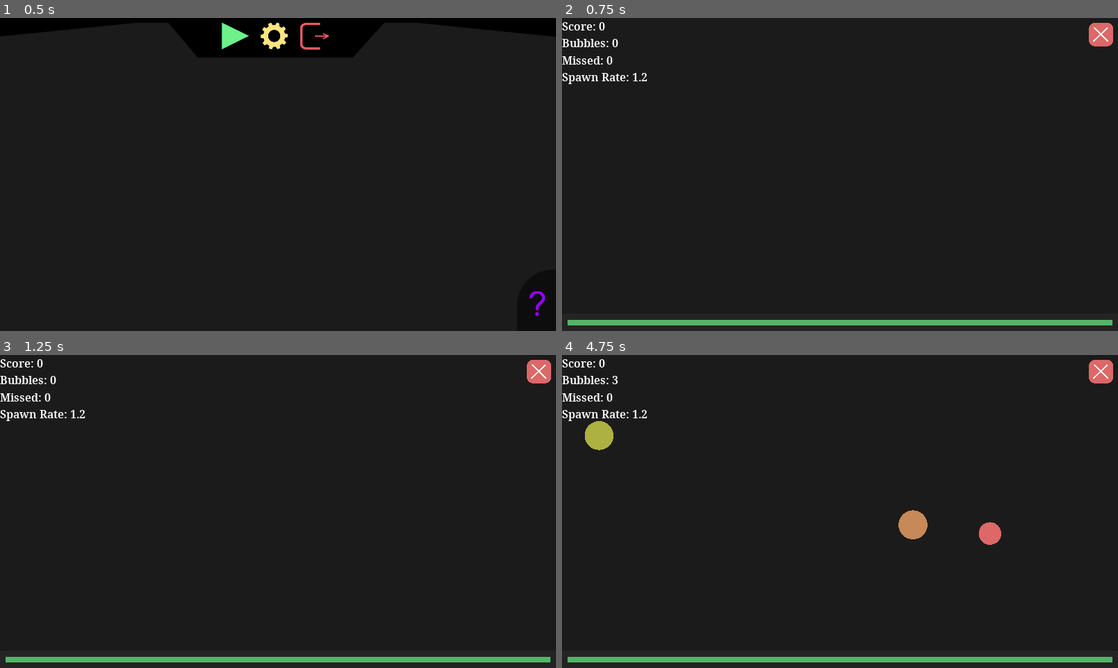
Above: before the commit, frames 1-4 (two rows, left to right).
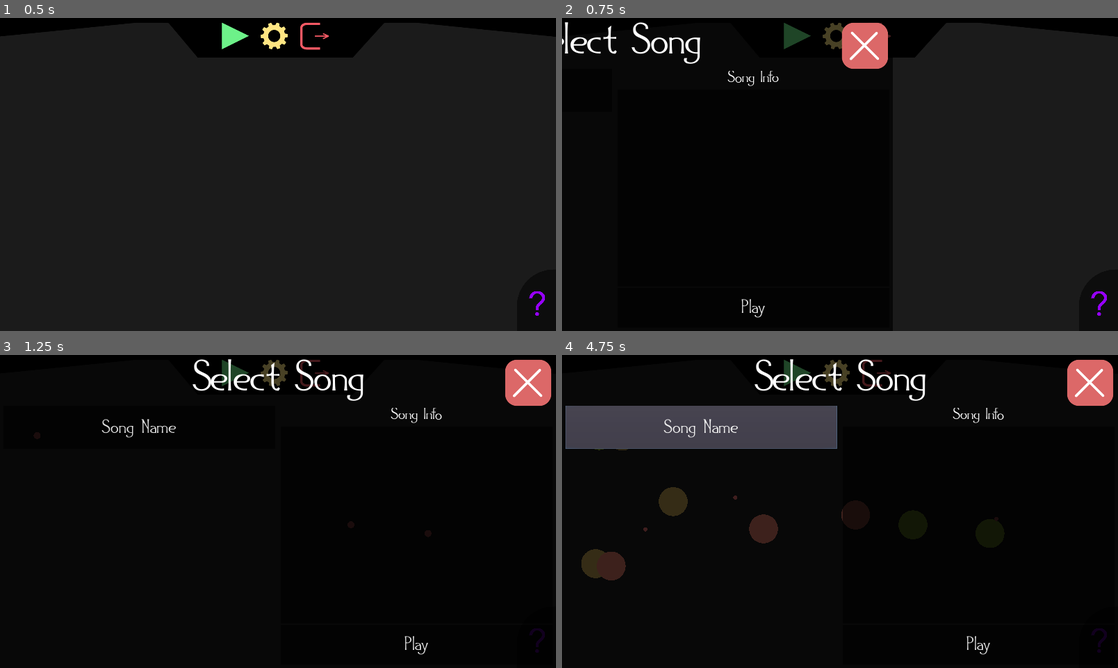
Above: after the commit, the same moments.

Repository: velzevelt/popcircle
Game: Godot game, scene res://scenes/main_menu/main_menu.tscn
The game is run twice, just before and just after one commit, with the same random seed, the same clock (stepped at 60 frames per second) and the same inputs. This scene is started directly instead of the project's main scene. Sound files missing from this copy of the repository are replaced by a short silence.
Inputs (mouse positions are in pixels of both pictures, inside the frame that each line leads up to):
- Up to frame 1 (0.5 s): no input
- Up to frame 2 (0.75 s): click (795, 36) at 0.5 s
- Up to frame 3 (1.25 s): no input
- Up to frame 4 (4.75 s): click (701, 426) at 1.25 s, where only the run after the commit has a clickable "Song Name"; click (795, 373) at 2.02 s; click (979, 646) at 2.75 s, where only the run after the commit has a clickable "Play"; click (979, 646) at 3.5 s, where only the run after the commit has a clickable "Play"; click (701, 426) at 4.25 s, where only the run after the commit has a clickable "Song Name"

Frame 1 is identical in both runs. In frame 2, 12% of the frame differs, in the area x 0-100%, y 0-100%; in frame 3, 14%; in frame 4, 22%.

Commit message:
add song loader

Diff:
--- a/project.godot
+++ b/project.godot
@@ -39,6 +39,11 @@
 "language": "GDScript",
 "path": "res://scenes/song_data.gd"
 }, {
+"base": "Node",
+"class": "SongLoaderStatic",
+"language": "GDScript",
+"path": "res://scenes/autoload/song_loader.gd"
+}, {
 "base": "Node2D",
 "class": "Spawner",
 "language": "GDScript",
@@ -56,6 +61,7 @@
 "PlayButtonNode": "",
 "ReplayButtonNode": "",
 "SongData": "",
+"SongLoaderStatic": "",
 "Spawner": "",
 "Spectrum": ""
 }
@@ -69,6 +75,7 @@
 [autoload]
 
 UsefulScript="*res://scenes/autoload/useful_script.gd"
+SongLoader="*res://scenes/autoload/song_loader.gd"
 
 [debug]
 
@@ -78,6 +85,7 @@
 
 window/size/width=1920
 window/size/height=1080
+window/size/resizable=false
 window/size/test_width=960
 window/size/test_height=540
 window/stretch/mode="2d"
@@ -85,6 +93,10 @@
 [editor_plugins]
 
 enabled=PoolStringArray(  )
+
+[global]
+
+game_version="0.5"
 
 [gui]
 
--- /dev/null
+++ b/scenes/about_menu/about.tscn
@@ -0,0 +1,52 @@
+[gd_scene load_steps=5 format=2]
+
+[ext_resource path="res://sprites/close_button.svg" type="Texture" id=1]
+[ext_resource path="res://scenes/texture_button_color_tint/texture_button_color_tint.gd" type="Script" id=2]
+[ext_resource path="res://scenes/main_menu/default_font.tres" type="DynamicFont" id=3]
+
+[sub_resource type="StyleBoxLine" id=2]
+color = Color( 1, 1, 1, 1 )
+thickness = 5
+
+[node name="AboutControl" type="Control"]
+anchor_right = 1.0
+anchor_bottom = 1.0
+
+[node name="ColorRect" type="ColorRect" parent="."]
+anchor_right = 1.0
+anchor_bottom = 1.0
+color = Color( 0, 0, 0, 0.596078 )
+
+[node name="CloseMenuButton" type="TextureButton" parent="."]
+anchor_left = 1.0
+anchor_right = 1.0
+margin_left = -192.0
+margin_bottom = 192.0
+texture_normal = ExtResource( 1 )
+script = ExtResource( 2 )
+
+[node name="Header" type="VBoxContainer" parent="."]
+anchor_right = 1.0
+margin_bottom = 179.0
+mouse_filter = 2
+custom_constants/separation = 13
+
+[node name="Label" type="Label" parent="Header"]
+margin_right = 1920.0
+margin_bottom = 168.0
+size_flags_horizontal = 3
+size_flags_vertical = 6
+custom_fonts/font = ExtResource( 3 )
+text = "About Project"
+align = 1
+valign = 1
+
+[node name="Underline" type="Panel" parent="Header"]
+margin_left = 410.0
+margin_top = 181.0
+margin_right = 1510.0
+margin_bottom = 181.0
+rect_min_size = Vector2( 1100, 0 )
+size_flags_horizontal = 6
+size_flags_vertical = 3
+custom_styles/panel = SubResource( 2 )
--- a/scenes/autoload/song_loader.gd
+++ b/scenes/autoload/song_loader.gd
@@ -1 +1,54 @@
+class_name SongLoaderStatic
 extends Node
+
+const SONG_DATA_FILE_NAME = 'song_data.tres'
+
+var _songs_path: String = "res://songs"
+var _songs: Array = []
+
+func _ready():
+	_songs = load_resources(_songs_path, SONG_DATA_FILE_NAME)
+	print(_songs)
+
+
+static func load_resources(path: String, resource_name: String) -> Array:
+	# Godot add .remap on the end of exported files
+	if not OS.has_feature('editor') and not resource_name.ends_with('.remap'):
+		resource_name += '.remap'
+
+	var result = []
+	var dir = Directory.new()
+
+	if dir.open(path) == OK:
+		dir.list_dir_begin(true)
+		var file_name = dir.get_next()
+
+		while not file_name == "":
+			var file_path = path + "/" + file_name
+
+			if dir.current_is_dir():
+				result.append_array(load_resources(file_path, resource_name))
+			else:
+				if file_name == resource_name:
+
+					# Godot add .remap on the end of exported files, but ResourceLoader cannot recognize those files
+					# Need trim from .remap from end to fix it
+					if not OS.has_feature('editor') and file_name.ends_with('.remap'):
+						file_path = file_path.trim_suffix('.remap')
+
+					if ResourceLoader.exists(file_path):
+						var data = ResourceLoader.load(file_path)
+						result.append(data)
+					else:
+						push_error("Can't load at %s file does't exist" % file_path)
+
+			file_name = dir.get_next()
+	else:
+		push_error("Can't open scenes at " + path)
+
+	return result
+
+
+func reload_scene():
+	#Logger.debug_log('Reloading current scene...')
+	get_tree().reload_current_scene()
--- a/scenes/game/game.tscn
+++ b/scenes/game/game.tscn
@@ -15,7 +15,7 @@
 [ext_resource path="res://scenes/texture_button_color_tint/texture_button_color_tint.gd" type="Script" id=13]
 [ext_resource path="res://scenes/game/accurancy_bar.gd" type="Script" id=14]
 [ext_resource path="res://scenes/game/music_player.gd" type="Script" id=15]
-[ext_resource path="res://songs/Bring Me The Horizon - Kingslayer (feat. BABYMETAL).mp3" type="AudioStream" id=16]
+[ext_resource path="res://songs/bmth_kinglsayer/Bring Me The Horizon - Kingslayer (feat. BABYMETAL).mp3" type="AudioStream" id=16]
 [ext_resource path="res://scenes/game/game_song_data.tres" type="Resource" id=17]
 [ext_resource path="res://scenes/main_menu/main_menu.tscn" type="PackedScene" id=18]
 [ext_resource path="res://scenes/game/back_button.gd" type="Script" id=19]
--- a/scenes/game/label_font.tres
+++ b/scenes/game/label_font.tres
@@ -1,7 +1,7 @@
 [gd_resource type="DynamicFont" load_steps=2 format=2]
 
-[ext_resource path="res://fonts/Noto Serif SemiBold Nerd Font Complete.ttf" type="DynamicFontData" id=1]
+[ext_resource path="res://fonts/GADAQUALI.ttf" type="DynamicFontData" id=1]
 
 [resource]
-size = 40
+size = 60
 font_data = ExtResource( 1 )
--- a/scenes/main_menu/main_menu.tscn
+++ b/scenes/main_menu/main_menu.tscn
@@ -1,27 +1,23 @@
-[gd_scene load_steps=17 format=2]
+[gd_scene load_steps=16 format=2]
 
 [ext_resource path="res://sprites/play_button.svg" type="Texture" id=1]
 [ext_resource path="res://scenes/main_menu/exit_button.gd" type="Script" id=2]
 [ext_resource path="res://sprites/exit_button.svg" type="Texture" id=3]
 [ext_resource path="res://sprites/settings_button.svg" type="Texture" id=4]
 [ext_resource path="res://scenes/texture_button_color_tint/texture_button_color_tint.gd" type="Script" id=5]
-[ext_resource path="res://scenes/main_menu/play_button.gd" type="Script" id=6]
 [ext_resource path="res://scenes/static_bubble/static_bubble.tscn" type="PackedScene" id=7]
 [ext_resource path="res://scenes/spawner/spawner.tscn" type="PackedScene" id=8]
 [ext_resource path="res://sprites/top_panel.svg" type="Texture" id=9]
 [ext_resource path="res://sprites/about_button.svg" type="Texture" id=10]
 [ext_resource path="res://scenes/scene_transition/scene_transition.gd" type="Script" id=11]
 [ext_resource path="res://scenes/main_menu/about_node.gd" type="Script" id=12]
-[ext_resource path="res://sprites/close_button.svg" type="Texture" id=13]
-[ext_resource path="res://scenes/main_menu/default_font.tres" type="DynamicFont" id=14]
+[ext_resource path="res://scenes/about_menu/about.tscn" type="PackedScene" id=13]
+[ext_resource path="res://scenes/select_song_menu/select_song_menu.tscn" type="PackedScene" id=15]
+[ext_resource path="res://scenes/select_song_menu/select_song_node.gd" type="Script" id=16]
 
 [sub_resource type="StyleBoxFlat" id=1]
 bg_color = Color( 0.054902, 0.054902, 0.054902, 1 )
 corner_radius_top_left = 126
-
-[sub_resource type="StyleBoxLine" id=2]
-color = Color( 1, 1, 1, 1 )
-thickness = 5
 
 [node name="World" type="Node2D"]
 
@@ -64,9 +60,6 @@
 margin_bottom = 107.0
 texture_normal = ExtResource( 1 )
 script = ExtResource( 5 )
-
-[node name="PlayButtonNode" type="Node" parent="MenuL/Menu/TopPanel/HBoxContainer/PlayButton"]
-script = ExtResource( 6 )
 
 [node name="SettingsButton" type="TextureButton" parent="MenuL/Menu/TopPanel/HBoxContainer"]
 self_modulate = Color( 1, 0.901961, 0.513726, 1 )
@@ -125,51 +118,25 @@
 transform = Transform2D( 1, 0, 0, 1, 2000, 0 )
 script = ExtResource( 11 )
 
-[node name="Control" type="Control" parent="AboutL"]
-anchor_right = 1.0
-anchor_bottom = 1.0
-
-[node name="ColorRect" type="ColorRect" parent="AboutL/Control"]
-anchor_right = 1.0
-anchor_bottom = 1.0
-color = Color( 0, 0, 0, 0.596078 )
-
-[node name="CloseMenuButton" type="TextureButton" parent="AboutL/Control"]
-anchor_left = 1.0
-anchor_right = 1.0
-margin_left = -192.0
-margin_bottom = 192.0
-texture_normal = ExtResource( 13 )
-script = ExtResource( 5 )
-
-[node name="Header" type="VBoxContainer" parent="AboutL/Control"]
-anchor_right = 1.0
-margin_bottom = 179.0
-mouse_filter = 2
-custom_constants/separation = 13
-
-[node name="Label" type="Label" parent="AboutL/Control/Header"]
-margin_right = 1920.0
-margin_bottom = 168.0
-size_flags_horizontal = 3
-size_flags_vertical = 6
-custom_fonts/font = ExtResource( 14 )
-text = "About Project"
-align = 1
-valign = 2
-
-[node name="Underline" type="Panel" parent="AboutL/Control/Header"]
-margin_left = 410.0
-margin_top = 181.0
-margin_right = 1510.0
-margin_bottom = 181.0
-rect_min_size = Vector2( 1100, 0 )
-size_flags_horizontal = 6
-size_flags_vertical = 3
-custom_styles/panel = SubResource( 2 )
+[node name="AboutControl" parent="AboutL" instance=ExtResource( 13 )]
 
 [node name="About" type="Node" parent="AboutL"]
 script = ExtResource( 12 )
 
+[node name="SelectSongL" type="CanvasLayer" parent="."]
+offset = Vector2( -2000, 0 )
+transform = Transform2D( 1, 0, 0, 1, -2000, 0 )
+script = ExtResource( 11 )
+
+[node name="SelectSongMenu" parent="SelectSongL" instance=ExtResource( 15 )]
+
+[node name="SelectSongNode" type="Node" parent="SelectSongL"]
+script = ExtResource( 16 )
+
+[connection signal="pressed" from="MenuL/Menu/TopPanel/HBoxContainer/PlayButton" to="SelectSongL/SelectSongNode" method="_on_PlayButton_pressed"]
 [connection signal="pressed" from="MenuL/Menu/AboutButton" to="AboutL/About" method="_on_AboutButton_pressed"]
-[connection signal="pressed" from="AboutL/Control/CloseMenuButton" to="AboutL/About" method="_on_CloseMenuButton_pressed"]
+[connection signal="pressed" from="AboutL/AboutControl/CloseMenuButton" to="AboutL/About" method="_on_CloseMenuButton_pressed"]
+[connection signal="pressed" from="SelectSongL/SelectSongMenu/MarginContainer/PanelContainer/Close/CloseButton" to="SelectSongL/SelectSongNode" method="_on_CloseButton_pressed"]
+
+[editable path="AboutL/AboutControl"]
+[editable path="SelectSongL/SelectSongMenu"]
--- a/scenes/select_song_menu/button_font.tres
+++ b/scenes/select_song_menu/button_font.tres
@@ -1,6 +1,6 @@
 [gd_resource type="DynamicFont" load_steps=2 format=2]
 
-[ext_resource path="res://fonts/Noto Serif SemiBold Nerd Font Complete.ttf" type="DynamicFontData" id=1]
+[ext_resource path="res://fonts/GADAQUALI.ttf" type="DynamicFontData" id=1]
 
 [resource]
 size = 71
--- a/scenes/select_song_menu/select_song_menu.tscn
+++ b/scenes/select_song_menu/select_song_menu.tscn
@@ -1,9 +1,21 @@
-[gd_scene load_steps=6 format=2]
+[gd_scene load_steps=12 format=2]
 
-[ext_resource path="res://scenes/main_menu/button_font.tres" type="DynamicFont" id=1]
+[ext_resource path="res://fonts/GADAQUALI.ttf" type="DynamicFontData" id=1]
 [ext_resource path="res://scenes/select_song_menu/song_button.tscn" type="PackedScene" id=2]
 [ext_resource path="res://scenes/game/label_font.tres" type="DynamicFont" id=3]
 [ext_resource path="res://scenes/select_song_menu/button_font.tres" type="DynamicFont" id=4]
+[ext_resource path="res://sprites/close_button.svg" type="Texture" id=5]
+[ext_resource path="res://scenes/texture_button_color_tint/texture_button_color_tint.gd" type="Script" id=6]
+[ext_resource path="res://style/panel_black.tres" type="StyleBox" id=7]
+
+[sub_resource type="StyleBoxFlat" id=4]
+bg_color = Color( 0, 0, 0, 0.713726 )
+
+[sub_resource type="DynamicFont" id=3]
+size = 160
+font_data = ExtResource( 1 )
+
+[sub_resource type="StyleBoxEmpty" id=5]
 
 [sub_resource type="StyleBoxEmpty" id=2]
 
@@ -14,37 +26,34 @@
 [node name="MarginContainer" type="MarginContainer" parent="."]
 anchor_right = 1.0
 anchor_bottom = 1.0
-custom_constants/margin_right = 15
-custom_constants/margin_top = 15
-custom_constants/margin_left = 15
-custom_constants/margin_bottom = 15
 
 [node name="PanelContainer" type="PanelContainer" parent="MarginContainer"]
-margin_left = 15.0
-margin_top = 15.0
-margin_right = 1905.0
-margin_bottom = 1065.0
+margin_right = 1920.0
+margin_bottom = 1080.0
+custom_styles/panel = SubResource( 4 )
 
 [node name="VBoxContainer" type="VBoxContainer" parent="MarginContainer/PanelContainer"]
-margin_left = 7.0
-margin_top = 7.0
-margin_right = 1883.0
-margin_bottom = 1043.0
+margin_right = 1920.0
+margin_bottom = 1080.0
 
-[node name="Label" type="Label" parent="MarginContainer/PanelContainer/VBoxContainer"]
-margin_right = 1876.0
-margin_bottom = 128.0
+[node name="HBoxContainer" type="HBoxContainer" parent="MarginContainer/PanelContainer/VBoxContainer"]
+margin_right = 1920.0
+margin_bottom = 158.0
+
+[node name="Title" type="Label" parent="MarginContainer/PanelContainer/VBoxContainer/HBoxContainer"]
+margin_right = 1920.0
+margin_bottom = 158.0
 size_flags_horizontal = 3
 size_flags_vertical = 7
-size_flags_stretch_ratio = 0.1
-custom_fonts/font = ExtResource( 1 )
+custom_fonts/font = SubResource( 3 )
 text = "Select Song"
 align = 1
+valign = 1
 
 [node name="MarginContainer" type="MarginContainer" parent="MarginContainer/PanelContainer/VBoxContainer"]
-margin_top = 132.0
-margin_right = 1876.0
-margin_bottom = 1036.0
+margin_top = 162.0
+margin_right = 1920.0
+margin_bottom = 1080.0
 size_flags_horizontal = 3
 size_flags_vertical = 3
 custom_constants/margin_right = 12
@@ -55,44 +64,52 @@
 [node name="HBoxContainer" type="HBoxContainer" parent="MarginContainer/PanelContainer/VBoxContainer/MarginContainer"]
 margin_left = 12.0
 margin_top = 12.0
-margin_right = 1864.0
-margin_bottom = 892.0
+margin_right = 1908.0
+margin_bottom = 906.0
 size_flags_horizontal = 3
 size_flags_vertical = 3
 
 [node name="Left" type="ScrollContainer" parent="MarginContainer/PanelContainer/VBoxContainer/MarginContainer/HBoxContainer"]
-margin_right = 916.0
-margin_bottom = 880.0
+margin_right = 938.0
+margin_bottom = 894.0
 size_flags_horizontal = 3
 size_flags_vertical = 3
 
-[node name="Buttons" type="VBoxContainer" parent="MarginContainer/PanelContainer/VBoxContainer/MarginContainer/HBoxContainer/Left"]
-margin_right = 916.0
-margin_bottom = 880.0
+[node name="PanelContainer" type="PanelContainer" parent="MarginContainer/PanelContainer/VBoxContainer/MarginContainer/HBoxContainer/Left"]
+margin_right = 938.0
+margin_bottom = 894.0
+size_flags_horizontal = 3
+size_flags_vertical = 3
+custom_styles/panel = SubResource( 5 )
+
+[node name="Buttons" type="VBoxContainer" parent="MarginContainer/PanelContainer/VBoxContainer/MarginContainer/HBoxContainer/Left/PanelContainer"]
+margin_right = 938.0
+margin_bottom = 894.0
 size_flags_horizontal = 3
 size_flags_vertical = 3
 custom_constants/separation = 11
 
-[node name="Button" parent="MarginContainer/PanelContainer/VBoxContainer/MarginContainer/HBoxContainer/Left/Buttons" instance=ExtResource( 2 )]
+[node name="Button" parent="MarginContainer/PanelContainer/VBoxContainer/MarginContainer/HBoxContainer/Left/PanelContainer/Buttons" instance=ExtResource( 2 )]
+margin_right = 938.0
 margin_bottom = 150.0
 
 [node name="VSeparator" type="VSeparator" parent="MarginContainer/PanelContainer/VBoxContainer/MarginContainer/HBoxContainer"]
-margin_left = 920.0
-margin_right = 932.0
-margin_bottom = 880.0
+margin_left = 942.0
+margin_right = 954.0
+margin_bottom = 894.0
 custom_constants/separation = 12
 custom_styles/separator = SubResource( 2 )
 
 [node name="Right" type="VBoxContainer" parent="MarginContainer/PanelContainer/VBoxContainer/MarginContainer/HBoxContainer"]
-margin_left = 936.0
-margin_right = 1852.0
-margin_bottom = 880.0
+margin_left = 958.0
+margin_right = 1896.0
+margin_bottom = 894.0
 size_flags_horizontal = 3
 size_flags_vertical = 3
 
 [node name="Label" type="Label" parent="MarginContainer/PanelContainer/VBoxContainer/MarginContainer/HBoxContainer/Right"]
-margin_right = 916.0
-margin_bottom = 67.0
+margin_right = 938.0
+margin_bottom = 68.0
 size_flags_horizontal = 3
 size_flags_vertical = 7
 size_flags_stretch_ratio = 0.1
@@ -101,23 +118,48 @@
 align = 1
 
 [node name="ScrollContainer" type="ScrollContainer" parent="MarginContainer/PanelContainer/VBoxContainer/MarginContainer/HBoxContainer/Right"]
-margin_top = 71.0
-margin_right = 916.0
-margin_bottom = 741.0
+margin_top = 72.0
+margin_right = 938.0
+margin_bottom = 753.0
 size_flags_horizontal = 3
 size_flags_vertical = 3
 
-[node name="Info" type="VBoxContainer" parent="MarginContainer/PanelContainer/VBoxContainer/MarginContainer/HBoxContainer/Right/ScrollContainer"]
-margin_right = 916.0
-margin_bottom = 670.0
+[node name="PanelContainer" type="PanelContainer" parent="MarginContainer/PanelContainer/VBoxContainer/MarginContainer/HBoxContainer/Right/ScrollContainer"]
+margin_right = 938.0
+margin_bottom = 681.0
+size_flags_horizontal = 3
+size_flags_vertical = 3
+custom_styles/panel = ExtResource( 7 )
+
+[node name="Info" type="VBoxContainer" parent="MarginContainer/PanelContainer/VBoxContainer/MarginContainer/HBoxContainer/Right/ScrollContainer/PanelContainer"]
+margin_right = 938.0
+margin_bottom = 681.0
 size_flags_horizontal = 3
 size_flags_vertical = 3
 
-[node name="Button" type="Button" parent="MarginContainer/PanelContainer/VBoxContainer/MarginContainer/HBoxContainer/Right"]
-margin_top = 745.0
-margin_right = 916.0
-margin_bottom = 880.0
+[node name="PlayButton" type="Button" parent="MarginContainer/PanelContainer/VBoxContainer/MarginContainer/HBoxContainer/Right"]
+margin_top = 757.0
+margin_right = 938.0
+margin_bottom = 894.0
 size_flags_vertical = 11
 size_flags_stretch_ratio = 0.2
 custom_fonts/font = ExtResource( 4 )
+custom_styles/normal = ExtResource( 7 )
 text = "Play"
+
+[node name="Close" type="HBoxContainer" parent="MarginContainer/PanelContainer"]
+margin_right = 1920.0
+margin_bottom = 1080.0
+mouse_filter = 2
+size_flags_horizontal = 3
+size_flags_vertical = 3
+alignment = 2
+
+[node name="CloseButton" type="TextureButton" parent="MarginContainer/PanelContainer/Close"]
+margin_left = 1728.0
+margin_right = 1920.0
+margin_bottom = 192.0
+size_flags_horizontal = 9
+size_flags_vertical = 2
+texture_normal = ExtResource( 5 )
+script = ExtResource( 6 )
--- /dev/null
+++ b/scenes/select_song_menu/select_song_node.gd
@@ -0,0 +1,10 @@
+extends Node
+
+onready var target = get_parent() # Canvas
+
+func _on_PlayButton_pressed():
+	target.fade_in()
+
+
+func _on_CloseButton_pressed():
+	target.fade_out()
--- a/scenes/select_song_menu/song_button.tscn
+++ b/scenes/select_song_menu/song_button.tscn
@@ -1,12 +1,14 @@
-[gd_scene load_steps=3 format=2]
+[gd_scene load_steps=4 format=2]
 
 [ext_resource path="res://scenes/select_song_menu/song_button.gd" type="Script" id=1]
 [ext_resource path="res://scenes/select_song_menu/button_font.tres" type="DynamicFont" id=2]
+[ext_resource path="res://style/panel_black.tres" type="StyleBox" id=3]
 
 [node name="SongButton" type="Button"]
 margin_right = 916.0
 margin_bottom = 20.0
 rect_min_size = Vector2( 0, 150 )
 custom_fonts/font = ExtResource( 2 )
+custom_styles/normal = ExtResource( 3 )
 text = "Song Name"
 script = ExtResource( 1 )
--- a/scenes/spectrum/spectrum.tscn
+++ b/scenes/spectrum/spectrum.tscn
@@ -1,7 +1,7 @@
 [gd_scene load_steps=3 format=2]
 
 [ext_resource path="res://scenes/spectrum/spectrum.gd" type="Script" id=1]
-[ext_resource path="res://songs/Bring Me The Horizon - Kingslayer (feat. BABYMETAL).mp3" type="AudioStream" id=2]
+[ext_resource path="res://songs/bmth_kinglsayer/Bring Me The Horizon - Kingslayer (feat. BABYMETAL).mp3" type="AudioStream" id=2]
 
 [node name="Spectrum" type="Node2D"]
 script = ExtResource( 1 )
--- a/songs/Hudson Mohawke - Cbat.tres
+++ b/songs/hm_cbat/song_data.tres
@@ -1,6 +1,6 @@
 [gd_resource type="Resource" load_steps=3 format=2]
 
-[ext_resource path="res://songs/Hudson Mohawke - Cbat.mp3" type="AudioStream" id=1]
+[ext_resource path="res://songs/hm_cbat/Hudson Mohawke - Cbat.mp3" type="AudioStream" id=1]
 [ext_resource path="res://scenes/song_data.gd" type="Script" id=2]
 
 [resource]
--- /dev/null
+++ b/style/panel_black.tres
@@ -0,0 +1,4 @@
+[gd_resource type="StyleBoxFlat" format=2]
+
+[resource]
+bg_color = Color( 0, 0, 0, 0.588235 )
Not shown, removed: songs/Bring Me The Horizon - Kingslayer (feat. BABYMETAL).mp3.import
Not shown, removed: songs/Hudson Mohawke - Cbat.mp3.import
Not shown, added: songs/bmth_kinglsayer/Bring Me The Horizon - Kingslayer (feat. BABYMETAL).mp3.import
Renamed: songs/Bring Me The Horizon - Kingslayer (feat. BABYMETAL).tres -> songs/bmth_kinglsayer/song_data.tres
Not shown, added: songs/hm_cbat/Hudson Mohawke - Cbat.mp3.import
Not shown, added: songs/bmth_kinglsayer/Bring Me The Horizon - Kingslayer (feat. BABYMETAL).mp3
Not shown, added: songs/hm_cbat/Hudson Mohawke - Cbat.mp3
